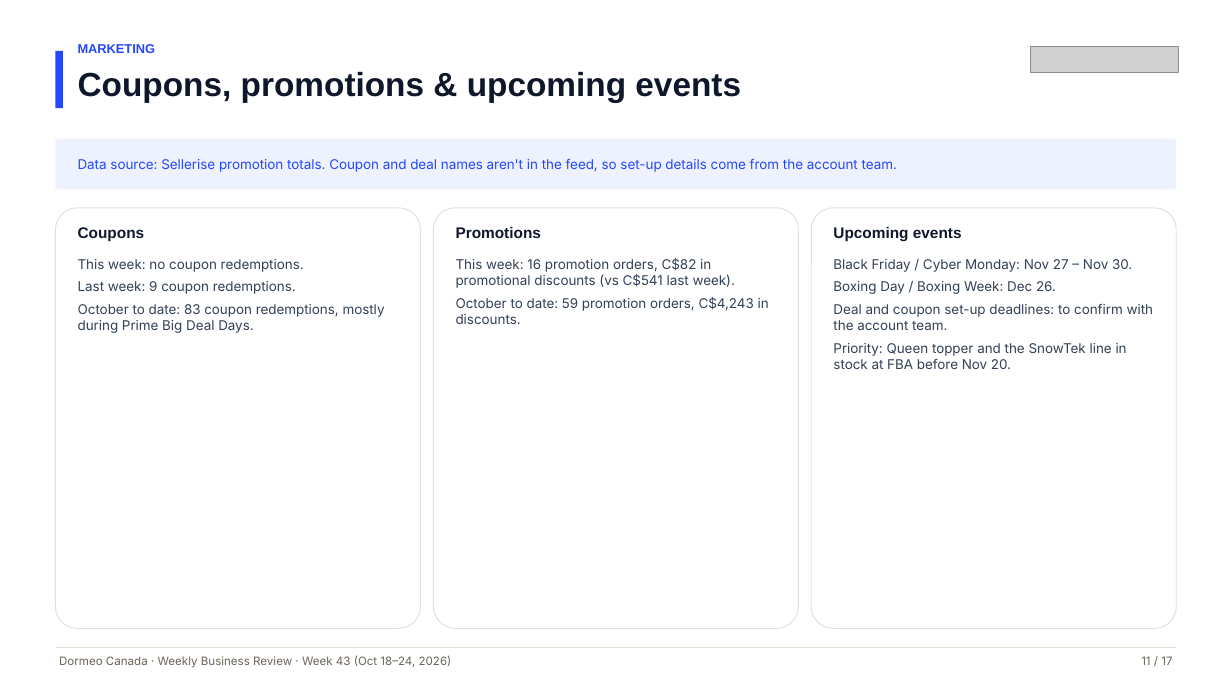
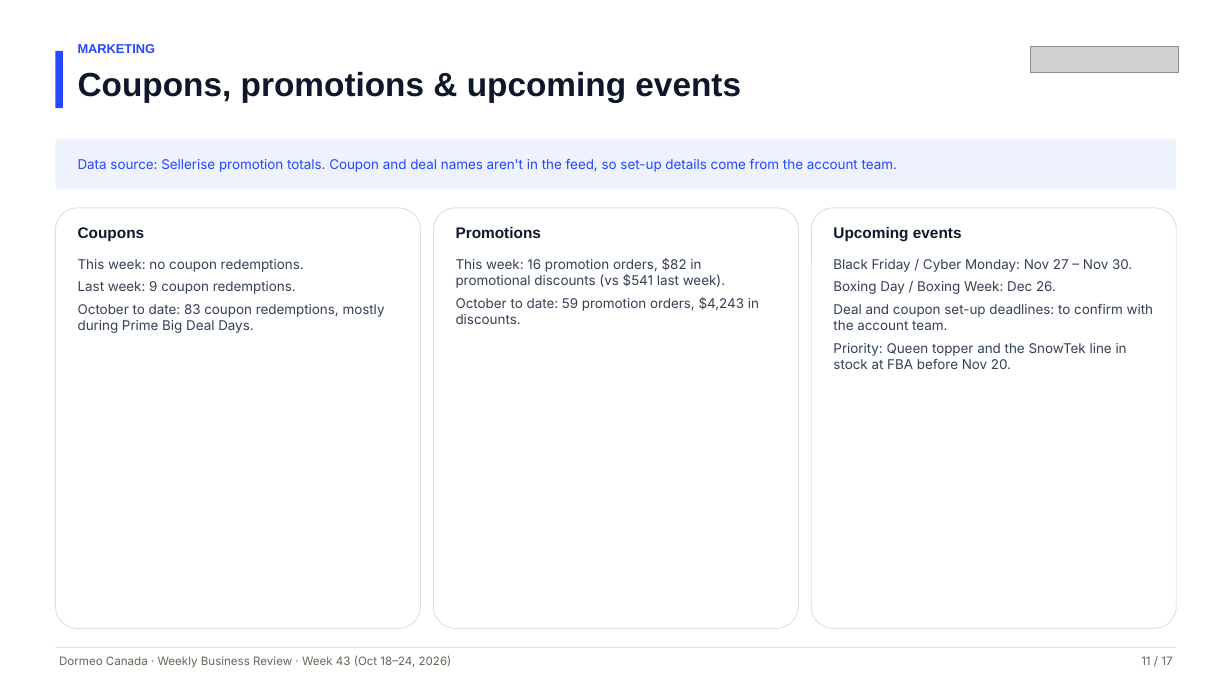
Before and after one commit to RONFSG/flagship-growth-reports, a slide deck: slide 11 of dormeo-canada/deck/2026-10-24/Dormeo-Canada-Weekly-Business-Review-Week-43-2026-10-24.pptx. Drawn at 1232x693 pixels with LibreOffice and Linux fonts; fonts in the diff are those of the drawing; grey boxes stand for pictures. Boxes give left, top, right and bottom in pixels: in the first picture for what was removed or moved away, otherwise in the second. Text is boxed around its words. In the diff, an @@ line names an element or a change of style, - is before the commit and + after.

```diff
--- a/dormeo-canada/deck/2026-10-24/Dormeo-Canada-Weekly-Business-Review-Week-43-2026-10-24.pptx
+++ b/dormeo-canada/deck/2026-10-24/Dormeo-Canada-Weekly-Business-Review-Week-43-2026-10-24.pptx
@@ text at (456, 258, 759, 324): text changed @@
-This week: 16 promotion orders, C$82 in promotional discounts (vs C$541 last week).
-October to date: 59 promotion orders, C$4,243 in discounts.
+This week: 16 promotion orders, $82 in promotional discounts (vs $541 last week).
+October to date: 59 promotion orders, $4,243 in discounts.
```
Also in this commit, not shown: 12 other slides changed, 19 other files.
